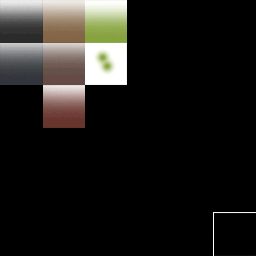
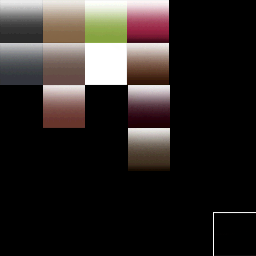
Layers edited between the first and the second 256px x 256px image:
added layer "Grass copy" above "Grass copy 4" over (127, 0, 169, 43)
added layer "Grass copy 4" above "Grass copy 3" over (128, 128, 170, 171)
added layer "Grass copy 3" above "Grass copy 2" over (128, 85, 170, 128)
added layer "Grass copy 2" above "Grass" over (127, 42, 169, 85)
painted on "Layer 1 copy 5" over (94, 48, 116, 75)
